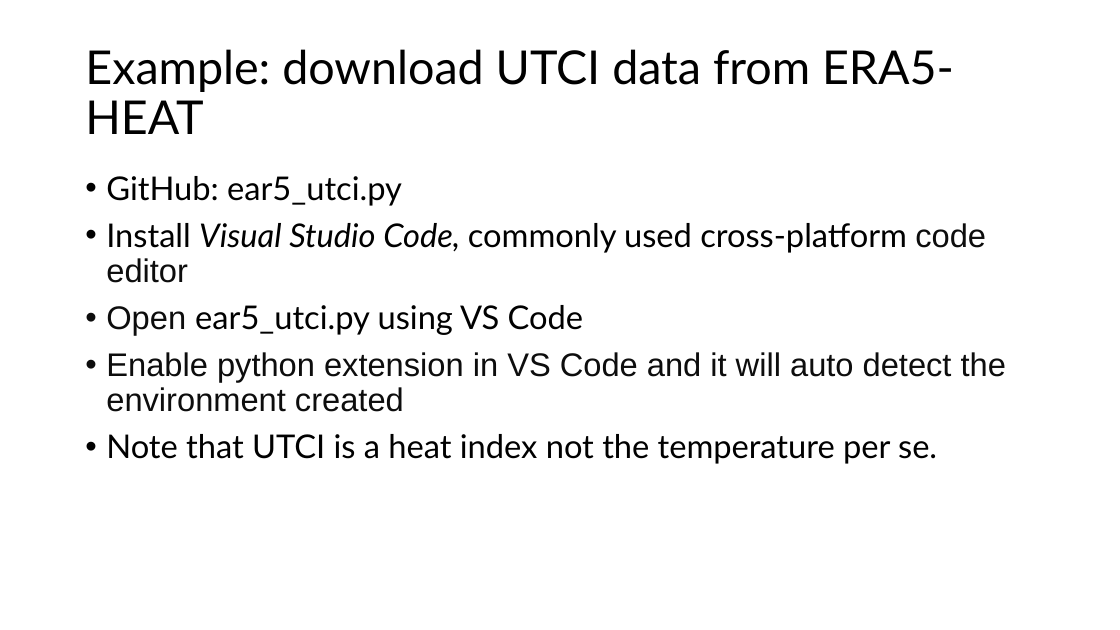
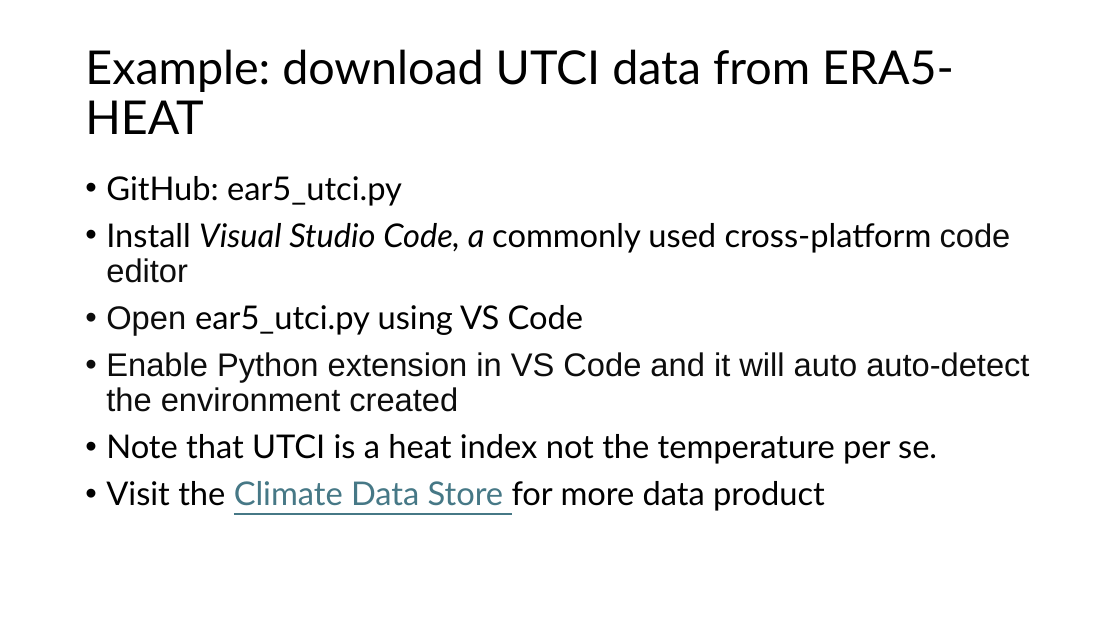
Before and after one commit to szkaifeng/ClimateDataIntro, a slide deck: slide 14 of Climate Data Introduction.pptx. Drawn at 1120x630 pixels with LibreOffice and Linux fonts; fonts in the diff are those of the drawing. Boxes give left, top, right and bottom in pixels: in the first picture for what was removed or moved away, otherwise in the second. Text is boxed around its words. In the diff, an @@ line names an element or a change of style, - is before the commit and + after.

Commit message:
update code, slide

```diff
--- a/Climate Data Introduction.pptx
+++ b/Climate Data Introduction.pptx
@@ text at (x1=106, y1=223, x2=1011, y2=283): text changed @@
-• Install Visual Studio Code, commonly used cross-platform code editor
+• Install Visual Studio Code, a commonly used cross-platform code editor
@@ text at (x1=106, y1=352, x2=1029, y2=412): text changed @@
-• Enable python extension in VS Code and it will auto detect the environment created
+• Enable Python extension in VS Code and it will auto auto-detect the environment created
@@ text at (x1=106, y1=481, x2=825, y2=511): paragraph added @@
+• Visit the Climate Data Store for more data product
```
Also in this commit, not shown: 5 other files.
